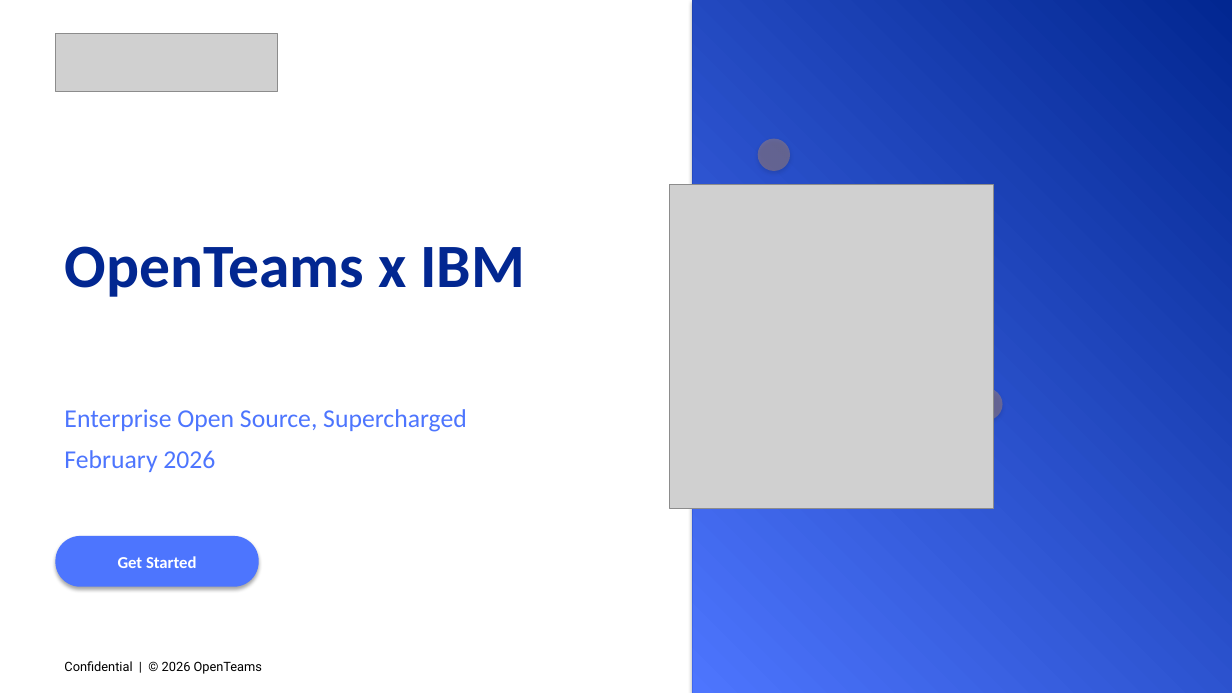
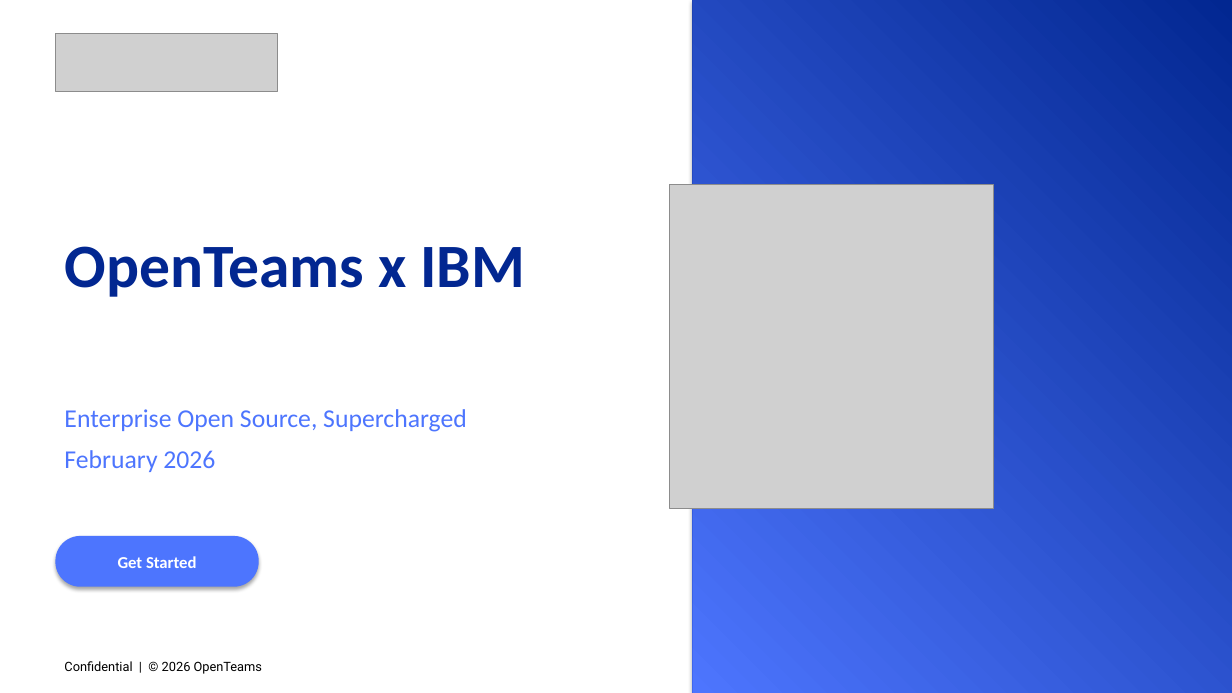
Before and after one commit to athurdekoos/ppt, a slide deck: slide 1 of OpenTeams_x_IBM.pptx. Drawn at 1232x693 pixels with LibreOffice and Linux fonts; fonts in the diff are those of the drawing; grey boxes stand for pictures. Boxes give left, top, right and bottom in pixels: in the first picture for what was removed or moved away, otherwise in the second. Text is boxed around its words. In the diff, an @@ line names an element or a change of style, - is before the commit and + after.

Commit message:
fix: remove decorative dots from cover slide gradient panel

```diff
--- a/OpenTeams_x_IBM.pptx
+++ b/OpenTeams_x_IBM.pptx
@@ ellipse removed at (758, 139, 790, 171) @@
@@ ellipse removed at (970, 388, 1003, 421) @@
```
Also in this commit, not shown: 2 other files.
